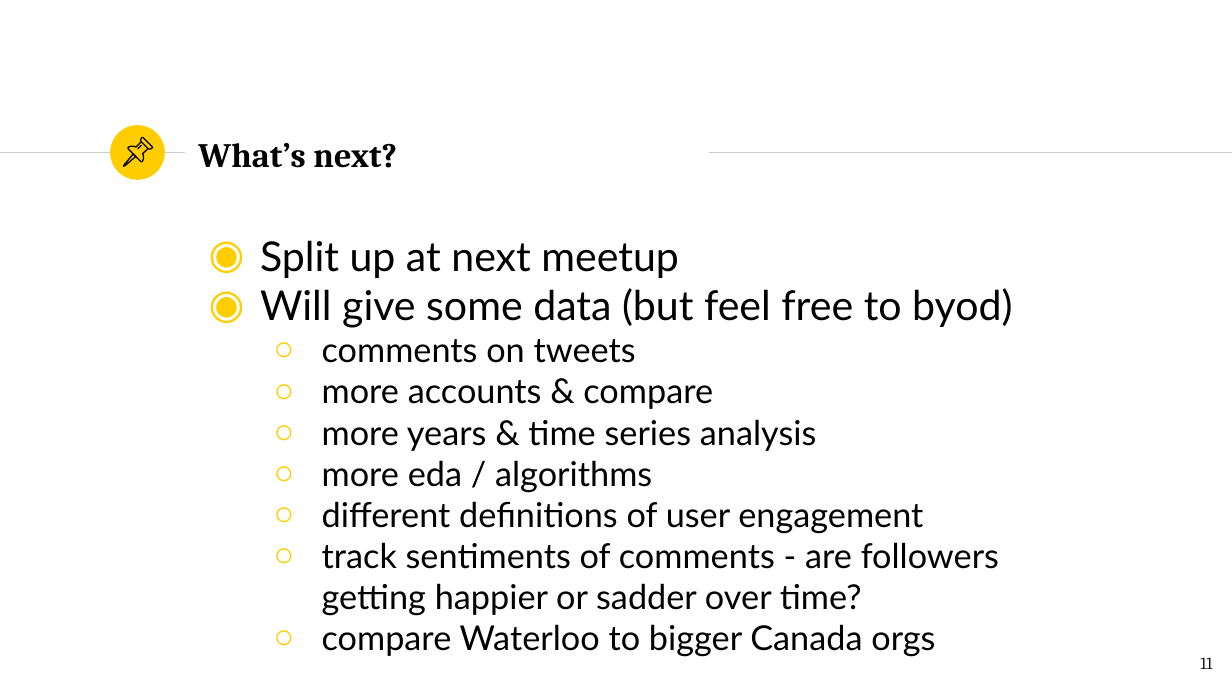
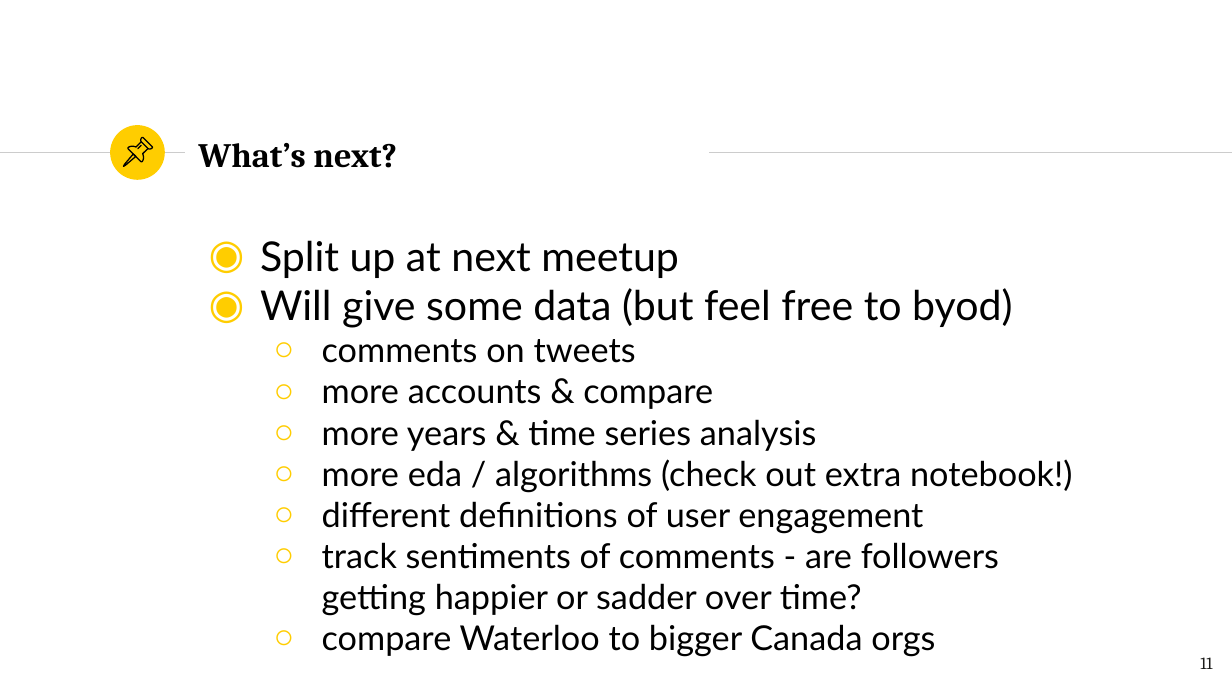
Before and after one commit to SepehrSepehri/DataForGoodWR, a slide deck: slide 11 of Social Media Mining - Tutorial 1.pptx. Drawn at 1232x693 pixels with LibreOffice and Linux fonts; fonts in the diff are those of the drawing. Boxes give left, top, right and bottom in pixels: in the first picture for what was removed or moved away, otherwise in the second. Text is boxed around its words. In the diff, an @@ line names an element or a change of style, - is before the commit and + after.

```diff
--- a/Social Media Mining - Tutorial 1.pptx
+++ b/Social Media Mining - Tutorial 1.pptx
@@ text at bbox=[322, 459, 1072, 492]: text changed @@
-  ○ more eda / algorithms
+  ○ more eda / algorithms (check out extra notebook!)
```
